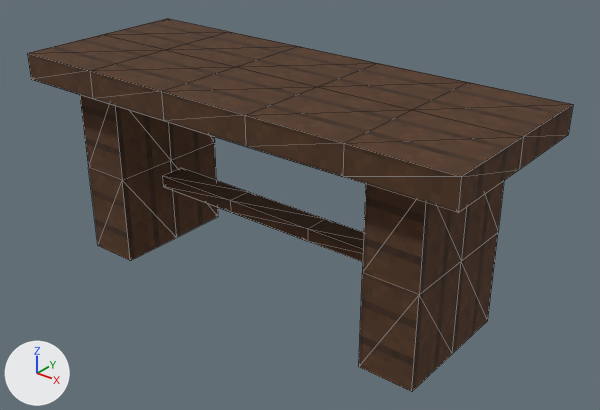
What one commit did to the glTF model art/props-3d/props/blocky/diningTable_5.glb.
Before and after are seen from a 50 mm lens placed at (2.21, -2.59, 2.04), pointed at (0.11, 0.03, 0.42). Arrows for +X, +Y and +Z are at lower left; the lights stay in place. The older version comes first. Mesh edges are drawn as thin lines. Vertices at exactly the same position are counted once.

Script lines for the objects in view, before the commit:
```python
me_diningtable_5 = bpy.data.meshes.new('diningTable_5')
me_diningtable_5.from_pydata(...)  # 100 vertices, 160 faces; spans x -1.12..1.12, y -0.44..0.44, z 0.0..1.0
me_diningtable_5.materials.append(mat_blockyprops)  # picture img_blockyatlas
ob_diningtable_5 = bpy.data.objects.new('diningTable_5', me_diningtable_5)
ob_diningtable_5.location = (0.0, 0.0, 0.0)
```
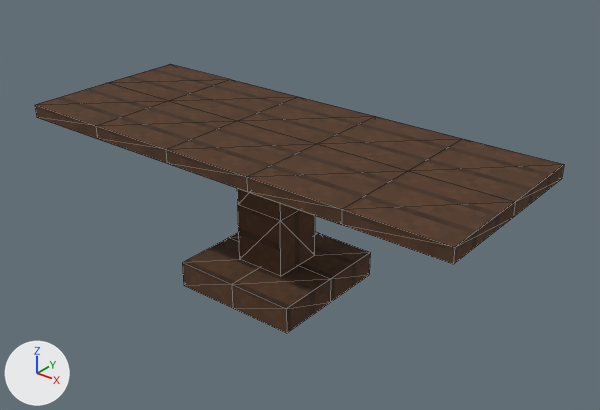
Boxes (x1, y1, x2, y2) around the edits, measured in the pictures (600 x 410 px; the box of a moved part takes in the faces that stretch with it):
'diningTable_5', reshaped (28% shorter)
    before: (27, 18, 573, 392)
    after: (35, 64, 564, 333)
part 1 of me_diningtable_5, moved or reshaped
    before: (27, 18, 573, 213)
    after: (35, 64, 564, 264)
part 2 of me_diningtable_5, added (brown)
    after: (182, 232, 370, 333)
part 3 of me_diningtable_5, deleted (brown)
    before: (162, 168, 364, 262)
part 4 of me_diningtable_5, deleted (brown)
    before: (80, 95, 218, 261)
part 5 of me_diningtable_5, deleted (brown)
    before: (359, 181, 504, 392)
part 6 of me_diningtable_5, added (brown)
    after: (237, 188, 315, 276)

Edits to the bpy script that builds the scene:
```text
Change me_diningtable_5:
    used by ob_diningtable_5; location = (0.0, 0.0, 0.0)
    remove me_diningtable_5.from_pydata(...)  # 100 vertices, 160 faces; spans x -1.12..1.12, y -0.44..0.44, z 0.0..1.0
    add me_diningtable_5.from_pydata(...)  # 74 vertices, 120 faces; spans x -1.12..1.12, y -0.44..0.44, z 0.0..0.75
    me_diningtable_5 part 1: the loose piece of 44 vertices spanning x -1.12..1.12, y -0.44..0.44, z 0.88..1.0 is scaled about its middle by (1, 1, 0.5), then moved by (0.0, 0.0, -0.22)
    me_diningtable_5 part 2: a new loose piece of 18 vertices spanning x -0.31..0.31, y -0.31..0.31, z 0.0..0.12, in mat_blockyprops (picture img_blockyatlas)
    me_diningtable_5 part 3: the loose piece of 20 vertices spanning x -0.69..0.69, y -0.06..0.06, z 0.31..0.38 is deleted
    me_diningtable_5 part 4: the loose piece of 18 vertices spanning x -0.94..-0.69, y -0.31..0.31, z 0.0..0.88 is deleted
    me_diningtable_5 part 5: the loose piece of 18 vertices spanning x 0.69..0.94, y -0.31..0.31, z 0.0..0.88 is deleted
    me_diningtable_5 part 6
    6 vertices are added at (-0.12, -0.12, 0.69), (-0.12, 0.12, 0.69), (-0.12, -0.12, 0.12), (-0.12, 0.12, 0.12), (-0.12, -0.12, 0.41), (-0.12, 0.12, 0.41)
    6 new vertices lie (0.24, 0.0, 0.0) away from vertices in x -0.12, y -0.12..0.12, z 0.12..0.69
    20 new faces join them
```
